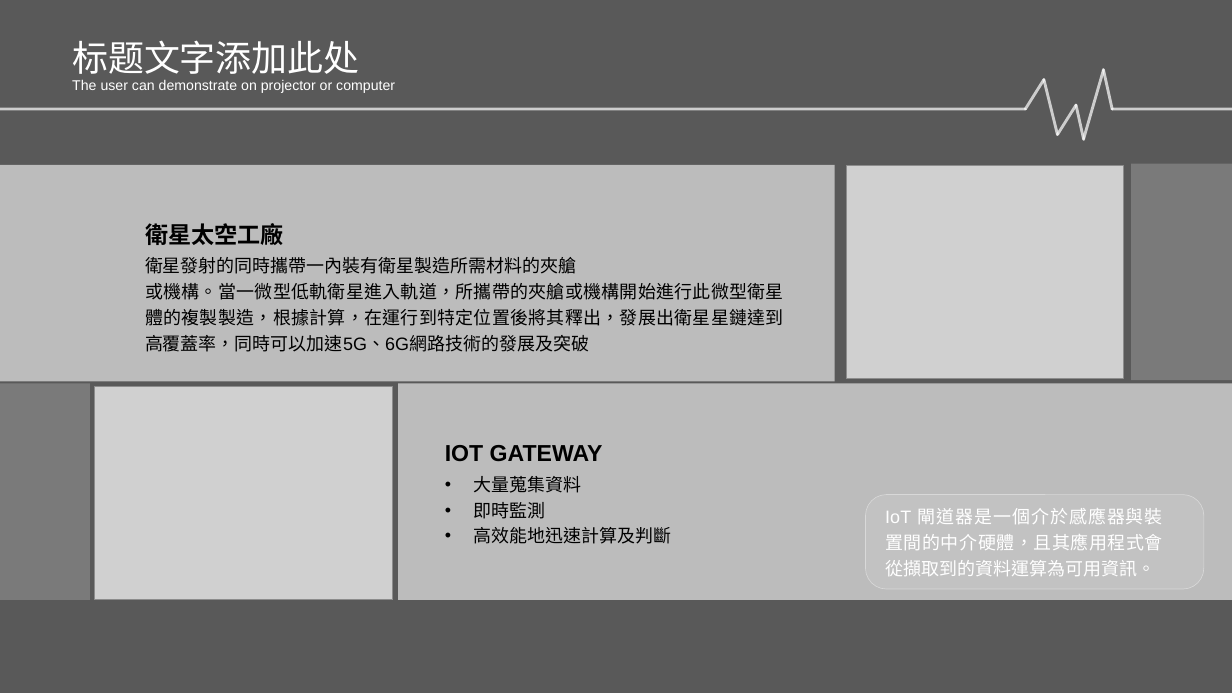
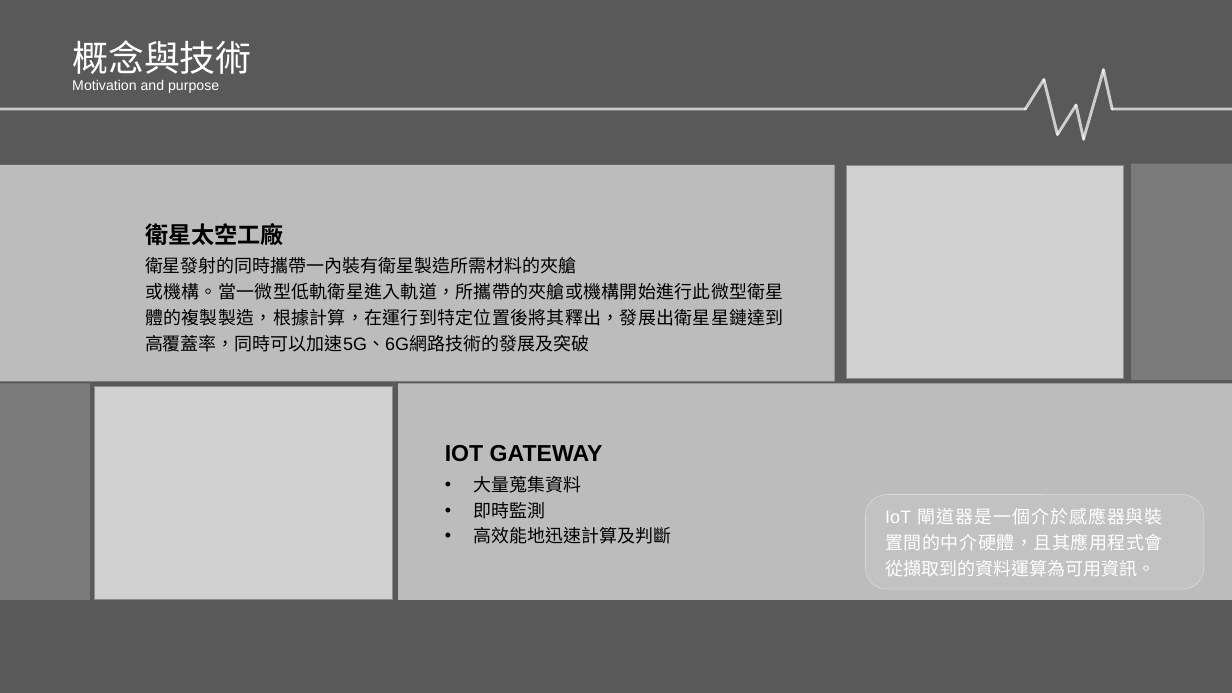
Before and after one commit to Sikako/hackthon, a slide deck: slide 4 of bigdata.pptx (slide 11 before the commit). Drawn at 1232x693 pixels with LibreOffice and Linux fonts; fonts in the diff are those of the drawing; grey boxes stand for pictures; background and template pictures are left out. Boxes give left, top, right and bottom in pixels: in the first picture for what was removed or moved away, otherwise in the second. Text is boxed around its words. In the diff, an @@ line names an element or a change of style, - is before the commit and + after.

```diff
--- a/bigdata.pptx
+++ b/bigdata.pptx
@@ text at (72,40,251,74): text changed @@
-标题文字添加此处
+概念與技術
@@ text at (72,80,219,93): text changed @@
-The user can demonstrate on projector or computer
+Motivation and purpose
```
Also in this commit, not shown: 2 other slides changed, 5 slides added, 3 slides removed.
